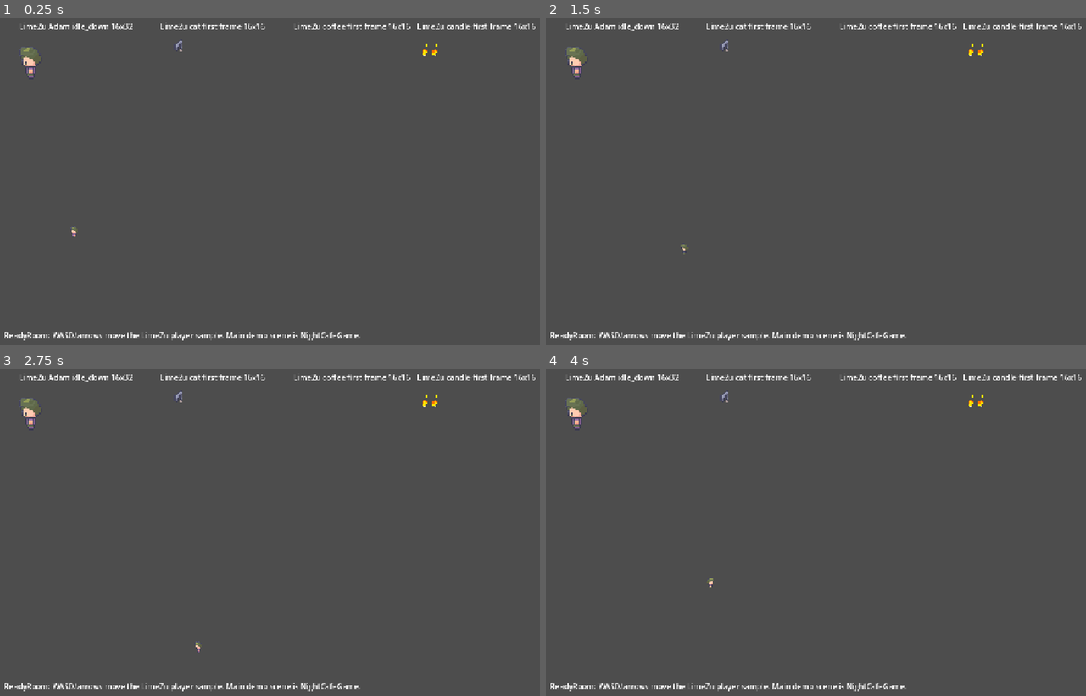
Above: before the commit, frames 1-4 (two rows, left to right).
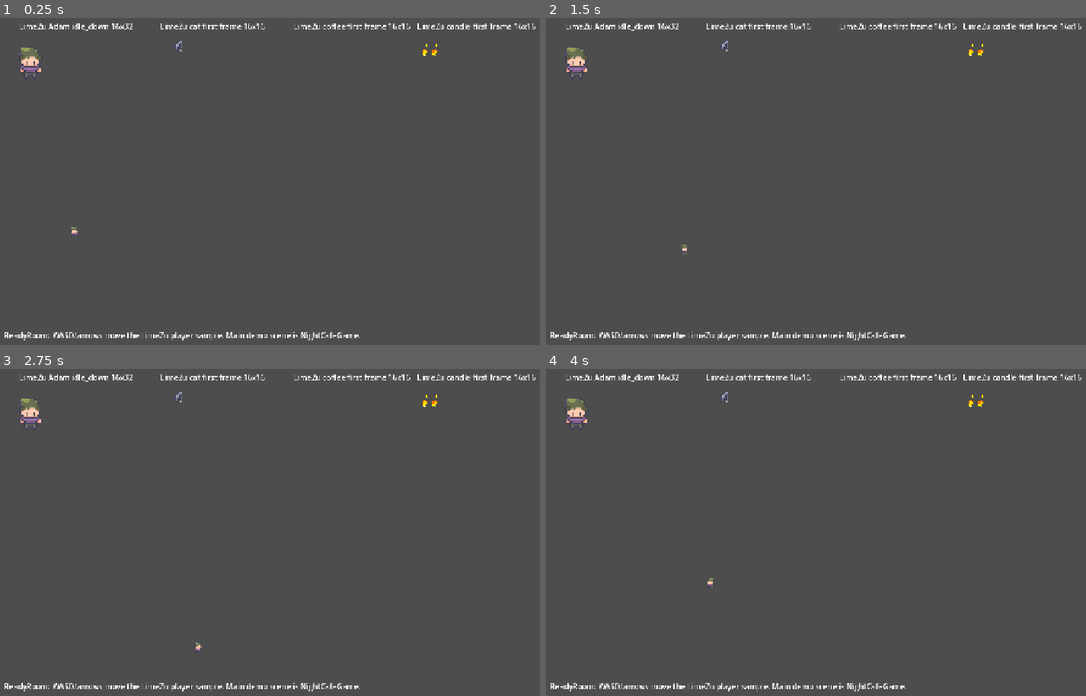
Above: after the commit, the same moments.

Repository: xanhxanh3011-wq/Valley_After_Rain
Game: Godot game, scene res://scenes/world/ReadyRoom.tscn
The game is run twice, just before and just after one commit, with the same random seed, the same clock (stepped at 60 frames per second) and the same inputs. This scene is started directly instead of the project's main scene.
Inputs:
- Up to frame 1 (0.25 s): no input
- Up to frame 2 (1.5 s): tap Enter at 0.5 s; hold D (move_right) 0.53-1.28 s; hold S (move_down) from 1.28 s (still down)
- Up to frame 3 (2.75 s): tap Space at 2 s; release S (move_down) at 2.03 s; hold D (move_right) from 2.03 s (still down)
- Up to frame 4 (4 s): tap Enter at 2.75 s; release D (move_right) at 2.78 s; hold W (move_up) 2.78-3.53 s; tap Space at 3.5 s; hold A (move_left) from 3.53 s (still down)

The runs differ from the first frame. In frame 1, 0.1% of the frame differs, in the area x 3-15%, y 9-67%; in frame 2, 0.1%, in the area x 3-27%, y 9-73%; in frame 3, 0.1%; in frame 4, 0.1%.

Commit message:
fix: use front-facing LimeZu idle frame

Diff:
--- a/scenes/world/Player.tscn
+++ b/scenes/world/Player.tscn
@@ -14,7 +14,7 @@
 texture = ExtResource("2_adam")
 centered = true
 region_enabled = true
-region_rect = Rect2(32, 0, 16, 32)
+region_rect = Rect2(48, 0, 16, 32)
 
 [node name="CollisionShape2D" type="CollisionShape2D" parent="."]
 position = Vector2(0, 6)
--- a/scripts/visual/character_sprite_controller.gd
+++ b/scripts/visual/character_sprite_controller.gd
@@ -2,10 +2,10 @@
 extends AnimatedSprite2D
 
 const IDLE_FRAME_ORDER := {
-	"left": 0,
+	"right": 0,
 	"up": 1,
-	"down": 2,
-	"right": 3
+	"left": 2,
+	"down": 3
 }
 
 var character_id := ""
--- a/scripts/world/ready_room.gd
+++ b/scripts/world/ready_room.gd
@@ -22,7 +22,7 @@
 	add_child(player)
 
 func _add_asset_wall() -> void:
-	_add_sample("LimeZu Adam idle_down 16x32", AssetCatalog.LIMEZU_CHARACTER_16_DIR + "Adam_idle_16x16.png", Vector2(64, 56), Rect2(32, 0, 16, 32), 3.0)
+	_add_sample("LimeZu Adam idle_down 16x32", AssetCatalog.LIMEZU_CHARACTER_16_DIR + "Adam_idle_16x16.png", Vector2(64, 56), Rect2(48, 0, 16, 32), 3.0)
 	_add_sample("LimeZu cat first frame 16x16", AssetCatalog.LIMEZU_ANIMATED_16_DIR + "animated_cat.png", Vector2(360, 56), Rect2(0, 0, 16, 16), 3.0)
 	_add_sample("LimeZu coffee first frame 16x16", AssetCatalog.LIMEZU_ANIMATED_16_DIR + "animated_coffee.png", Vector2(640, 56), Rect2(0, 0, 16, 16), 3.0)
 	_add_sample("LimeZu candle first frame 16x16", AssetCatalog.LIMEZU_ANIMATED_16_DIR + "animated_candle.png", Vector2(900, 56), Rect2(0, 0, 16, 16), 3.0)
Not shown, changed: docs/ASSET_PIPELINE_AUDIT.md
